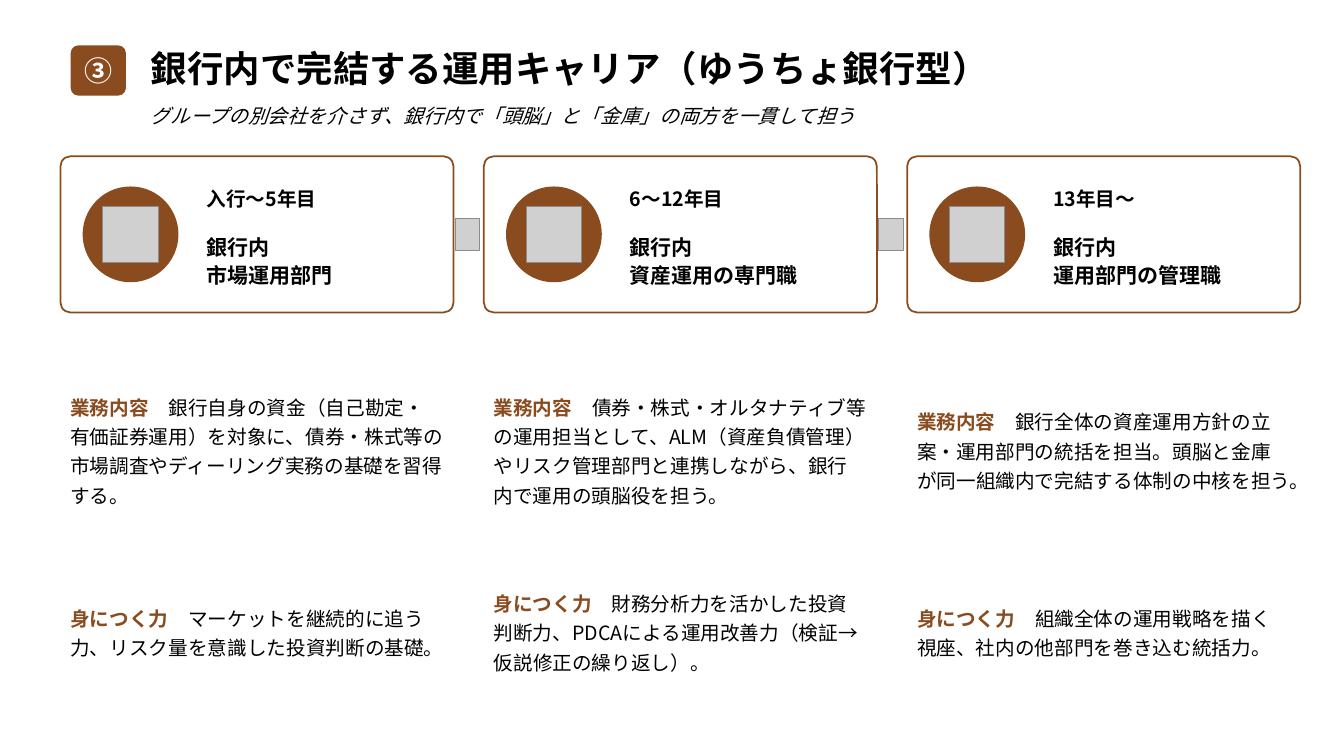
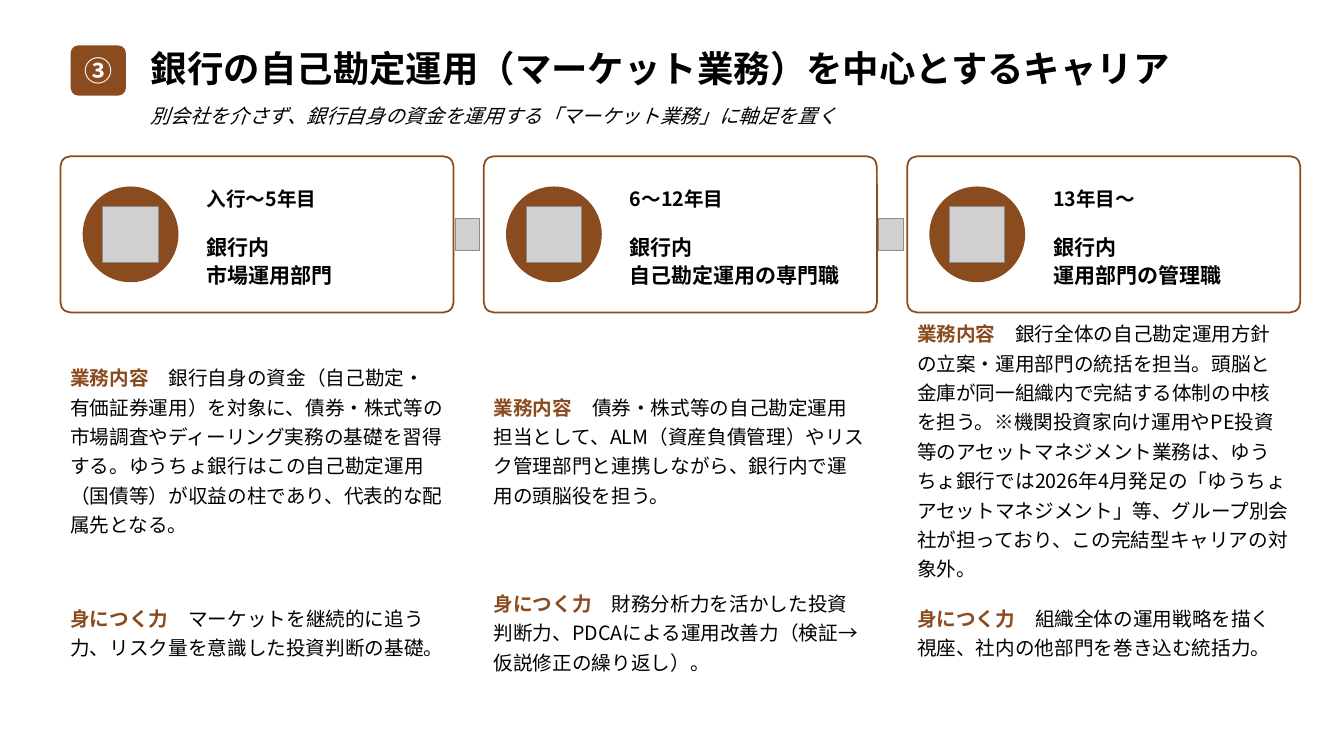
Before and after one commit to nasukazunori/NasuVault2, a slide deck: slide 6 of 信吾/銀行研究/添付ファイル/信託銀行キャリア形成モデル.pptx. Drawn at 1344x756 pixels with LibreOffice and Linux fonts; fonts in the diff are those of the drawing; grey boxes stand for pictures. Boxes give left, top, right and bottom in pixels: in the first picture for what was removed or moved away, otherwise in the second. Text is boxed around its words. In the diff, an @@ line names an element or a change of style, - is before the commit and + after.

```diff
--- a/信吾/銀行研究/添付ファイル/信託銀行キャリア形成モデル.pptx
+++ b/信吾/銀行研究/添付ファイル/信託銀行キャリア形成モデル.pptx
@@ text at [151, 51, 1169, 86]: text changed @@
-銀行内で完結する運用キャリア（ゆうちょ銀行型）
+銀行の自己勘定運用（マーケット業務）を中心とするキャリア
@@ text at [151, 106, 837, 125]: text changed @@
-グループの別会社を介さず、銀行内で「頭脳」と「金庫」の両方を一貫して担う
+別会社を介さず、銀行自身の資金を運用する「マーケット業務」に軸足を置く
@@ text at [630, 265, 840, 285]: text changed @@
-資産運用の専門職
+自己勘定運用の専門職
@@ text at [917, 324, 1288, 578]: text changed @@
-業務内容 銀行全体の資産運用方針の立案・運用部門の統括を担当。頭脳と金庫が同一組織内で完結する体制の中核を担う。
+業務内容 銀行全体の自己勘定運用方針の立案・運用部門の統括を担当。頭脳と金庫が同一組織内で完結する体制の中核を担う。※機関投資家向け運用やPE投資等のアセットマネジメント業務は、ゆうちょ銀行では2026年4月発足の「ゆうちょアセットマネジメント」等、グループ別会社が担っており、この完結型キャリアの対象外。
@@ text at [70, 368, 442, 534]: text changed @@
-業務内容 銀行自身の資金（自己勘定・有価証券運用）を対象に、債券・株式等の市場調査やディーリング実務の基礎を習得する。
+業務内容 銀行自身の資金（自己勘定・有価証券運用）を対象に、債券・株式等の市場調査やディーリング実務の基礎を習得する。ゆうちょ銀行はこの自己勘定運用（国債等）が収益の柱であり、代表的な配属先となる。
@@ text at [494, 398, 865, 505]: text changed @@
-業務内容 債券・株式・オルタナティブ等の運用担当として、ALM（資産負債管理）やリスク管理部門と連携しながら、銀行内で運用の頭脳役を担う。
+業務内容 債券・株式等の自己勘定運用担当として、ALM（資産負債管理）やリスク管理部門と連携しながら、銀行内で運用の頭脳役を担う。
```
Also in this commit, not shown: 3 other slides changed, 2 other files.
